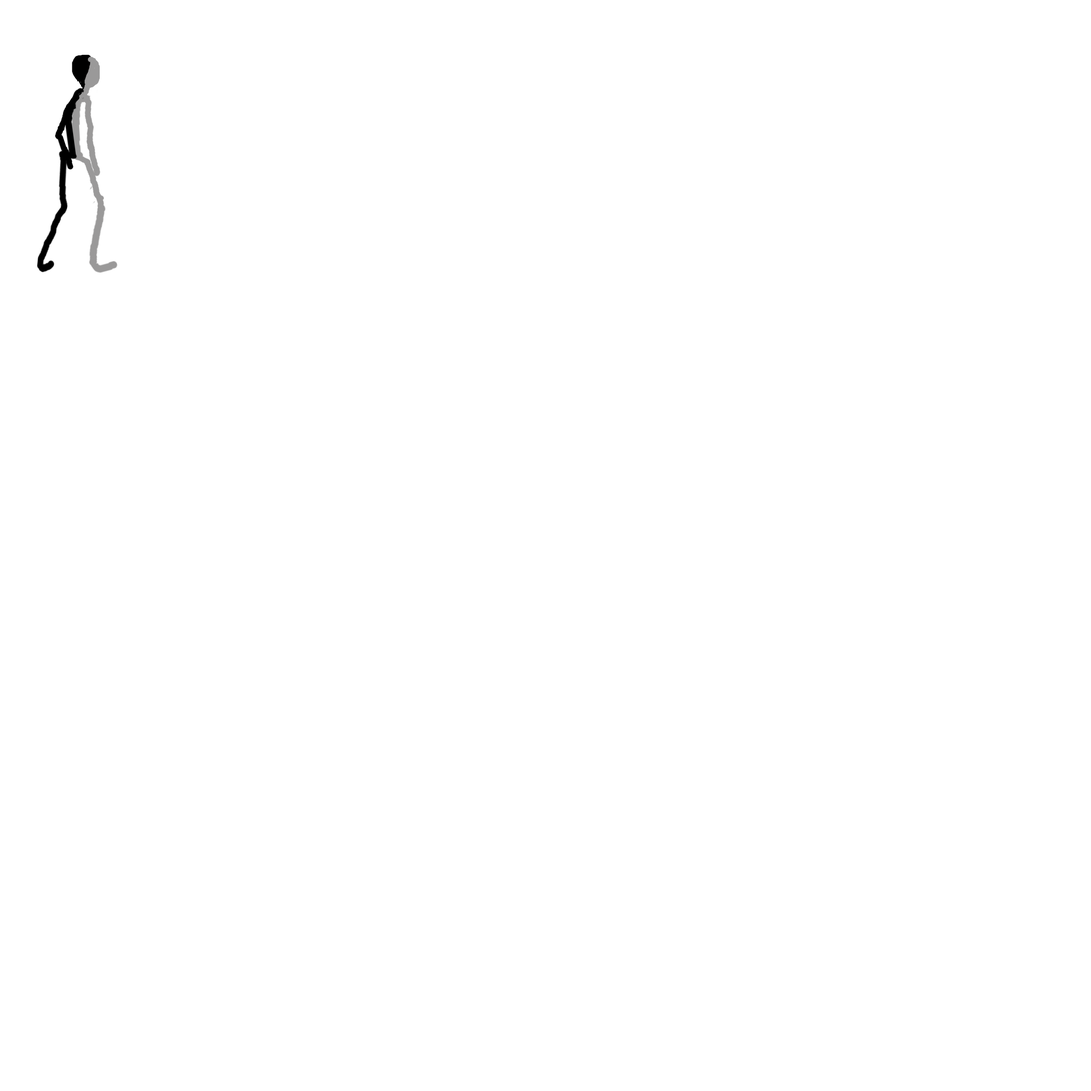
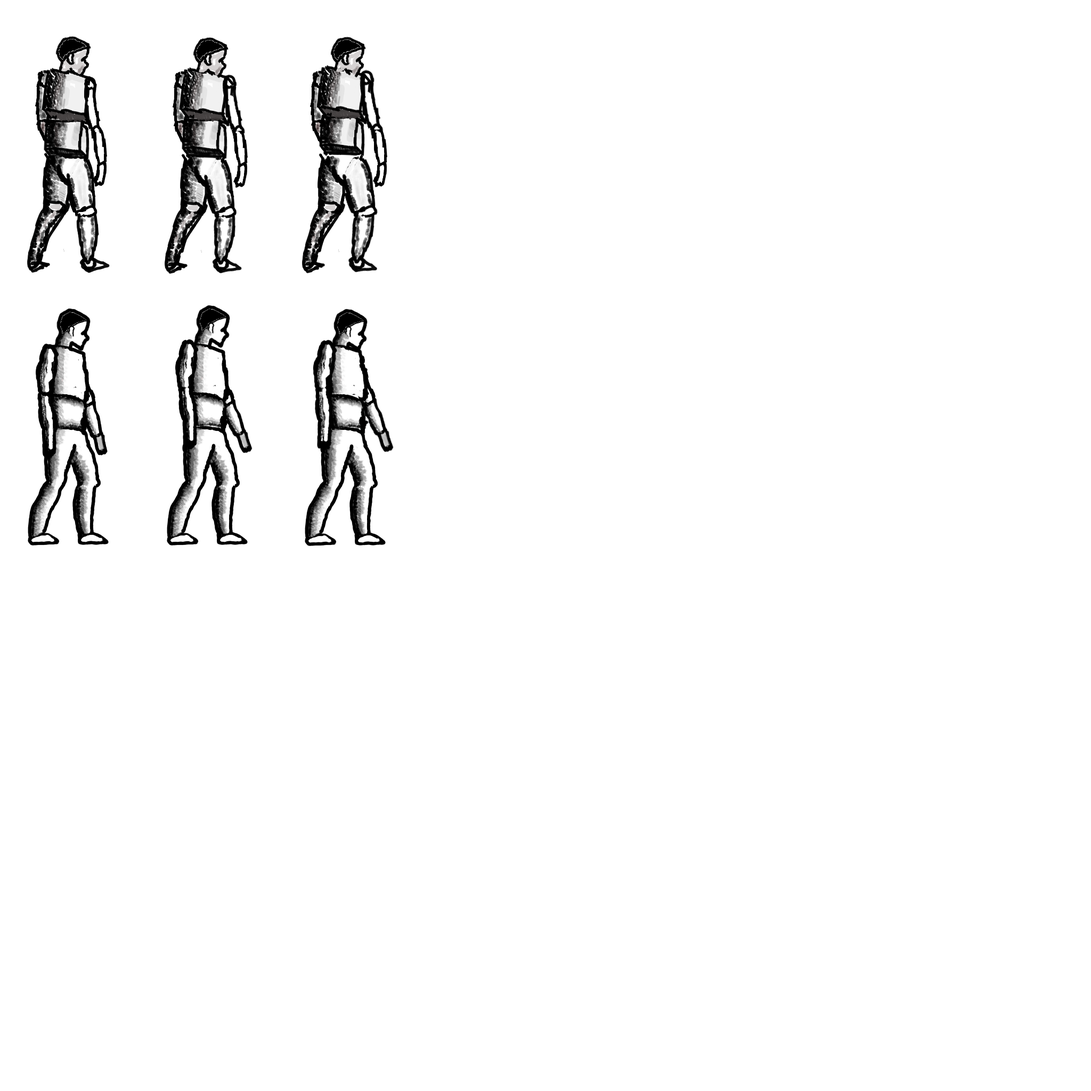
Layer changes from the first 1091 × 1091 image to the second:
removed group "IDLE - Frente para a direita - De costas" (12 layers) over [34, 36, 118, 274]
added group "IDLE - De frente pra direita - de costas - frame 1" with 12 layers above "IDLE - De frente pra direita - de costas - frame 2" over [27, 36, 171, 274]
added layer "coxa da frente" (1st of 6, in "IDLE - De frente pra direita - de costas - frame 1") in group "IDLE - De frente pra direita - de costas - frame 1" over [34, 136, 118, 273]
added layer "coxa de tras" (1st of 6, in "IDLE - De frente pra direita - de costas - frame 1") in group "IDLE - De frente pra direita - de costas - frame 1" over [34, 136, 118, 273]
added layer "antebraço da frente" (1st of 6, in "IDLE - De frente pra direita - de costas - frame 1") in group "IDLE - De frente pra direita - de costas - frame 1" over [68, 102, 171, 239]
added layer "abdomen" (1st of 6, in "IDLE - De frente pra direita - de costas - frame 1") in group "IDLE - De frente pra direita - de costas - frame 1" over [27, 102, 118, 274]
added group "IDLE - De frente pra direita - de costas - frame 2" with 12 layers above "IDLE - De frente pra direita - de costas - frame 3" over [164, 37, 307, 307]
added group "IDLE - De frente pra direita - de costas - frame 3" with 12 layers above "IDLE - De frente pra direita - de frente - frame 1" over [302, 36, 388, 274]
added group "IDLE - De frente pra direita - de frente - frame 1" with 12 layers above "IDLE - De frente pra direita - de frente - frame 2" over [27, 308, 109, 546]
added group "IDLE - De frente pra direita - de frente - frame 2" with 12 layers above "IDLE - De frente pra direita - de frente - frame 3" over [166, 272, 307, 546]
added group "IDLE - De frente pra direita - de frente - frame 3" with 12 layers above "Background" over [304, 308, 394, 547]
…and 80 more changes (68 added, 12 removed)
